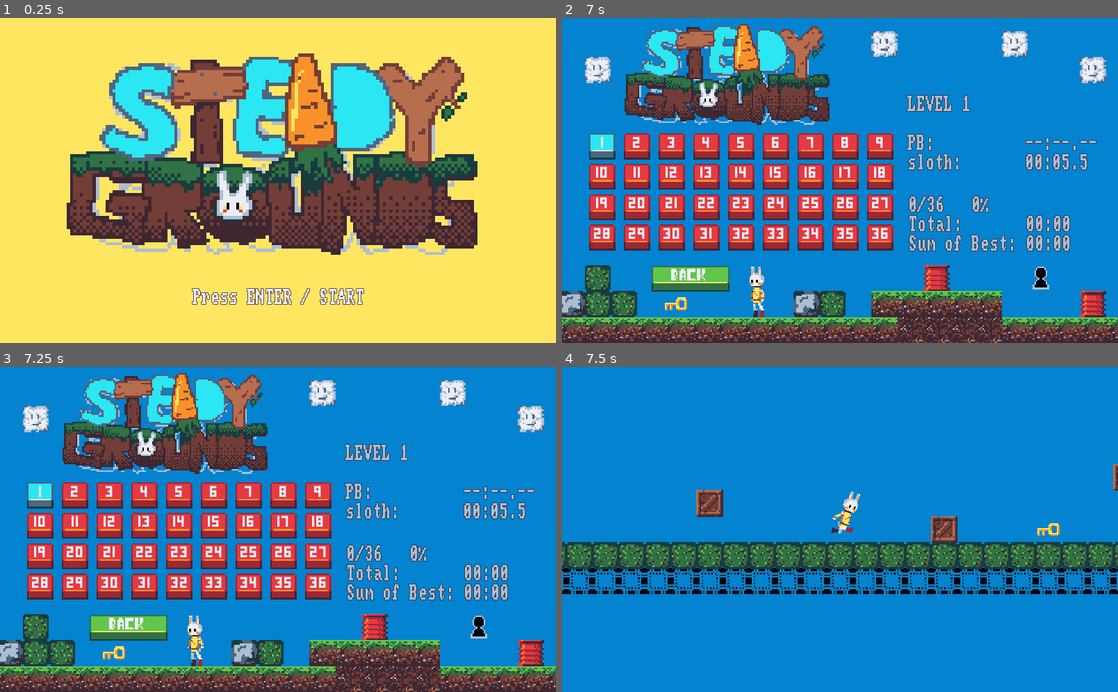
Above: before the commit, frames 1-4 (two rows, left to right).
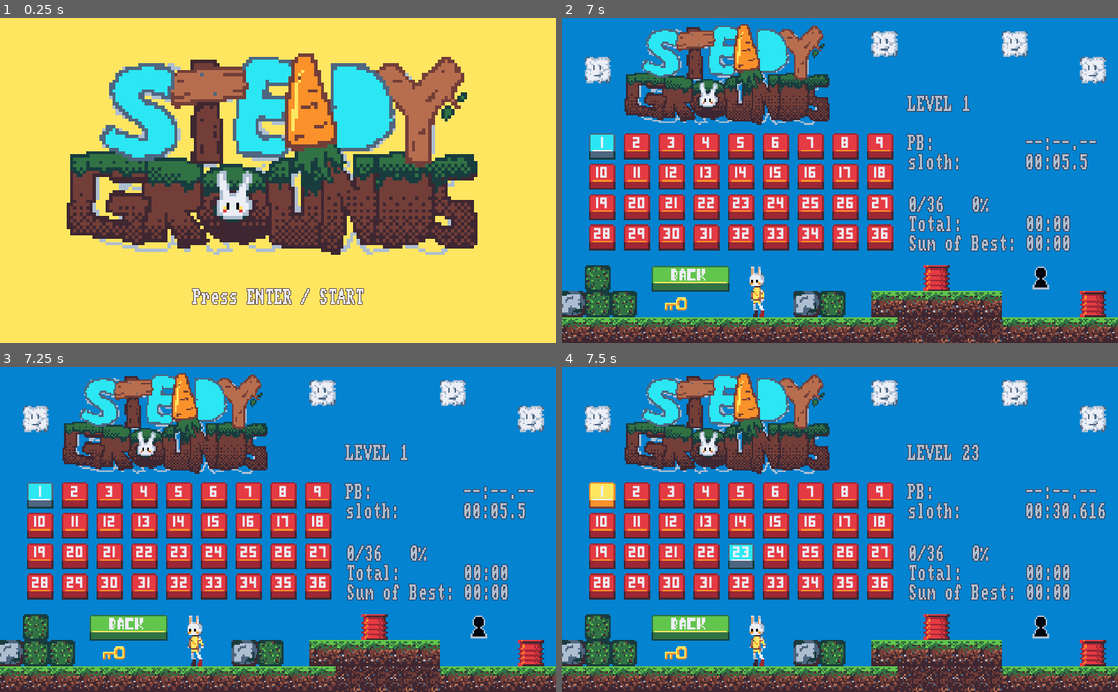
Above: after the commit, the same moments.

Repository: jiisloth/LD49-unstable
Game: Godot game, scene res://Main.tscn
Same seed, same stepped clock (60 frames per second), same inputs: the game is played once before the commit and once after it.
Inputs (mouse positions are in pixels of both pictures, inside the frame that each line leads up to):
- Up to frame 1 (0.25 s): no input
- Up to frame 2 (7 s): tap Enter (next_map) at 0.5 s; move the mouse to (962, 164) at 0.52 s; hold D (right) 0.53-1.28 s; click (962, 164) at 0.67 s; tap Space (jump) at 0.77, 1.07, 1.52, 1.82, 3.02, 3.32, 3.77, 4.07, 4.52, 4.82, 6.02, 6.32, 6.77 s; tap R (restart) every 0.75 s from 1.25 to 4.25 s; move the mouse to (728, 196) at 1.27 s; hold Escape (back_to_menu) 1.28-2.03 s; click (728, 196) at 1.42 s; move the mouse to (895, 109) at 2.02 s; hold D (right) 2.03-3.53 s; click (895, 109) at 2.17 s; move the mouse to (812, 245) at 2.77 s; click (812, 245) at 2.92 s; move the mouse to (1006, 229) at 3.52 s; hold Left (left) 3.53-5.03 s; click (1006, 229) at 3.67 s; move the mouse to (673, 131) at 4.27 s; click (673, 131) at 4.42 s; move the mouse to (867, 180) at 5.02 s; hold Escape (back_to_menu) 5.03-5.78 s; click (867, 180) at 5.17 s; move the mouse to (756, 99) at 5.77 s; hold D (right) from 5.78 s (still down); click (756, 99) at 5.92 s; move the mouse to (962, 164) at 6.52 s; click (962, 164) at 6.67 s
- Up to frame 3 (7.25 s): keep holding D (right); tap Space (jump) at 7.07 s
- Up to frame 4 (7.5 s): keep holding D (right); move the mouse to (728, 545) at 7.27 s; click (728, 545) at 7.42 s

Frames 1-3 are identical in both runs. In frame 4, 48% of the frame differs, in the area x 0-100%, y 1-100%.

Commit message:
Removed Dev settings and added awards for the level select

Diff:
--- a/LD49-unstable/Control.gd
+++ b/LD49-unstable/Control.gd
@@ -47,6 +47,12 @@
 
 
 func _on_Button_gui_input(event):
-    if event is InputEventMouseButton:# and frame > 0:
+    if event is InputEventMouseButton and frame > 0:
         if (event.is_pressed() and event.button_index == BUTTON_LEFT):
             get_node("/root/Main").run_map(number)
+
+func update_awards():
+    if number in Global.fts:
+        $Time.show()
+    if number in Global.gc:
+        $Garrot.show()
--- a/LD49-unstable/Garot.tscn
+++ b/LD49-unstable/Garot.tscn
@@ -17,7 +17,6 @@
 [node name="Sprite" type="Sprite" parent="."]
 scale = Vector2( 3, 3 )
 z_index = -200
-z_as_relative = false
 texture = ExtResource( 1 )
 hframes = 4
 vframes = 5
--- a/LD49-unstable/MapButton.tscn
+++ b/LD49-unstable/MapButton.tscn
@@ -1,9 +1,10 @@
-[gd_scene load_steps=6 format=2]
+[gd_scene load_steps=7 format=2]
 
 [ext_resource path="res://Control.gd" type="Script" id=1]
 [ext_resource path="res://Misc/CyberSloth.ttf" type="DynamicFontData" id=2]
 [ext_resource path="res://sprites/buttons.png" type="Texture" id=3]
 [ext_resource path="res://Music/Blib.wav" type="AudioStream" id=4]
+[ext_resource path="res://sprites/awards.png" type="Texture" id=5]
 
 [sub_resource type="DynamicFont" id=1]
 size = 32
@@ -36,6 +37,21 @@
 hframes = 2
 vframes = 3
 
+[node name="Time" type="Sprite" parent="."]
+visible = false
+position = Vector2( 8, 8 )
+scale = Vector2( 3, 3 )
+texture = ExtResource( 5 )
+hframes = 2
+
+[node name="Garrot" type="Sprite" parent="."]
+visible = false
+position = Vector2( 44, 29 )
+scale = Vector2( 3, 3 )
+texture = ExtResource( 5 )
+hframes = 2
+frame = 1
+
 [node name="Label" type="Label" parent="."]
 margin_left = 7.54063
 margin_top = 3.79252
--- a/LD49-unstable/MapSelector.gd
+++ b/LD49-unstable/MapSelector.gd
@@ -34,6 +34,7 @@
 func update_cleared():
     var buttons = get_children()
     for i in len(buttons):
+        buttons[i].update_awards()
         if i == Global.maps:
             buttons[i].set_frame(2)
             buttons[i].grab_focus()
Binary file added: LD49-unstable/sprites/awards.png
Not shown, added: LD49-unstable/sprites/awards.png.import
Not shown, changed: build/LD49-unstable.html
Not shown, changed: build/LD49-unstable.pck
